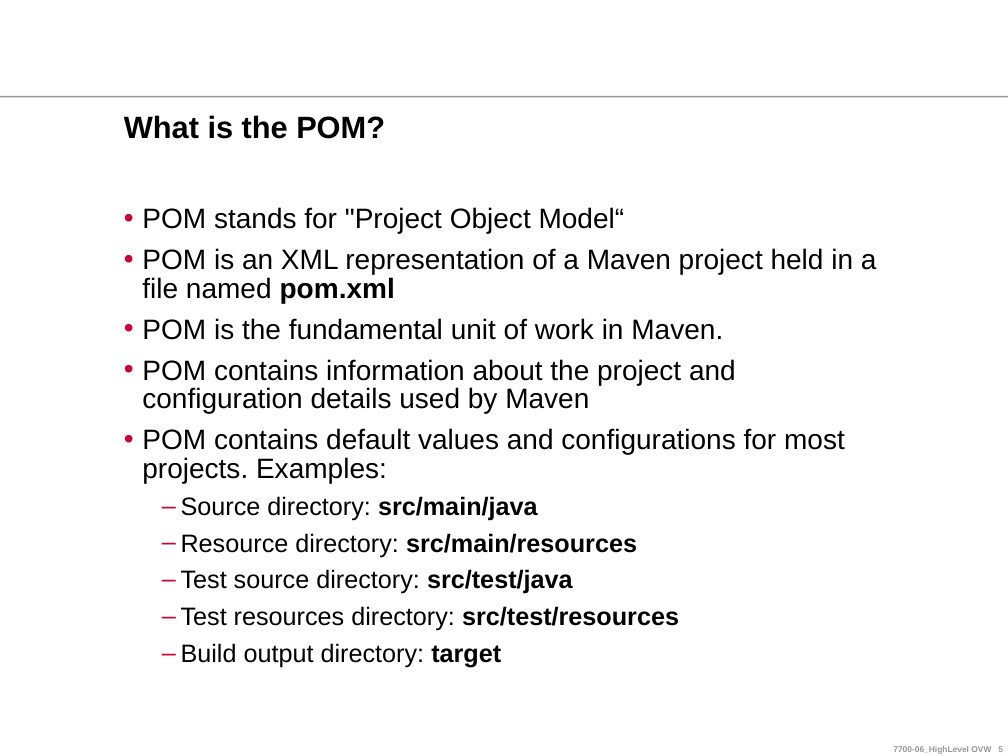
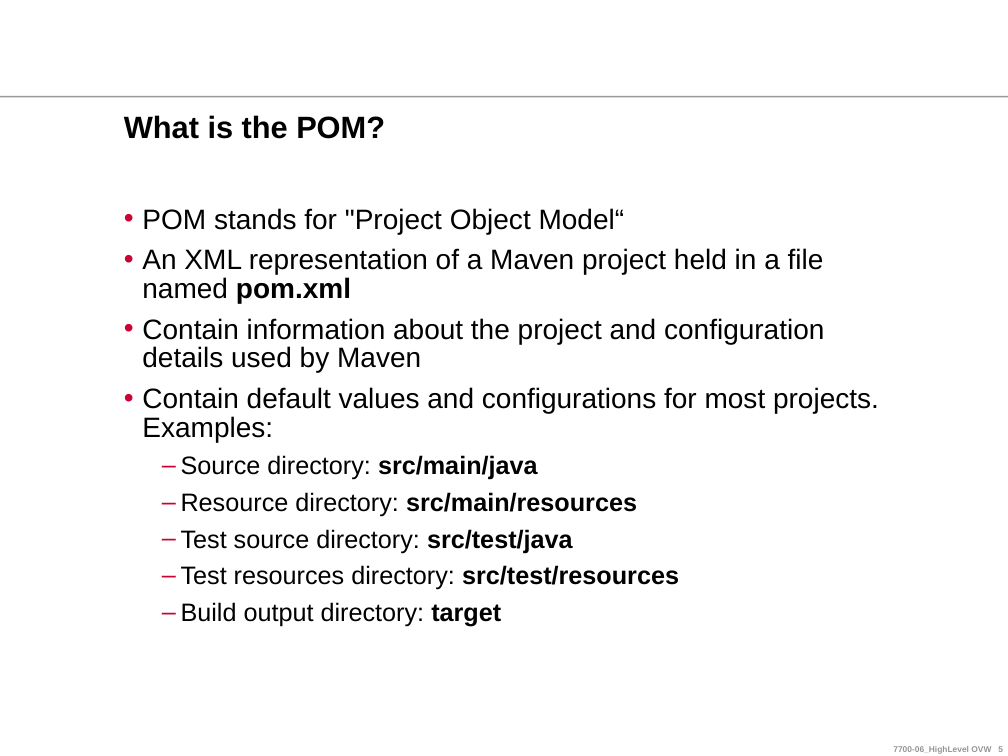
Before and after one commit to ndlongit/longnd-data, a slide deck: slide 5 of Document/Tutorial/[Presentation] Maven.ppt. Drawn at 1008x756 pixels with LibreOffice and Linux fonts; fonts in the diff are those of the drawing; background and template pictures are left out. Boxes give left, top, right and bottom in pixels: in the first picture for what was removed or moved away, otherwise in the second. Text is boxed around its words. In the diff, an @@ line names an element or a change of style, - is before the commit and + after.

```diff
--- a/Document/Tutorial/[Presentation] Maven.ppt
+++ b/Document/Tutorial/[Presentation] Maven.ppt
@@ text at (142,248,879,442): text changed @@
-• POM is an XML representation of a Maven project held in a file named pom.xml
-• POM is the fundamental unit of work in Maven.
-• POM contains information about the project and configuration details used by Maven
-• POM contains default values and configurations for most projects. Examples:
+• An XML representation of a Maven project held in a file named pom.xml
+• Contain information about the project and configuration details used by Maven
+• Contain default values and configurations for most projects. Examples:
```
Also in this commit, not shown: 3 other slides changed, 1 slide removed.
